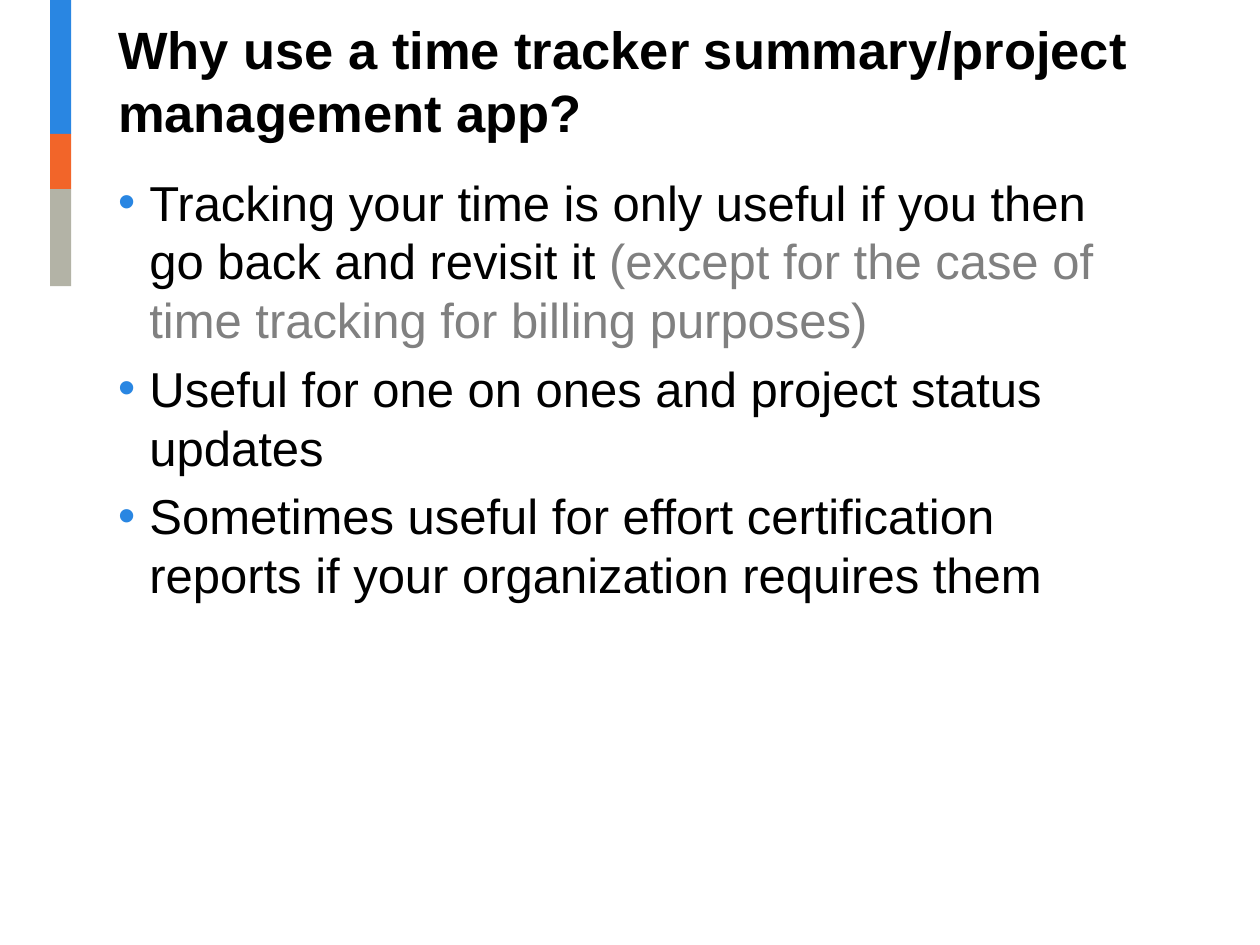
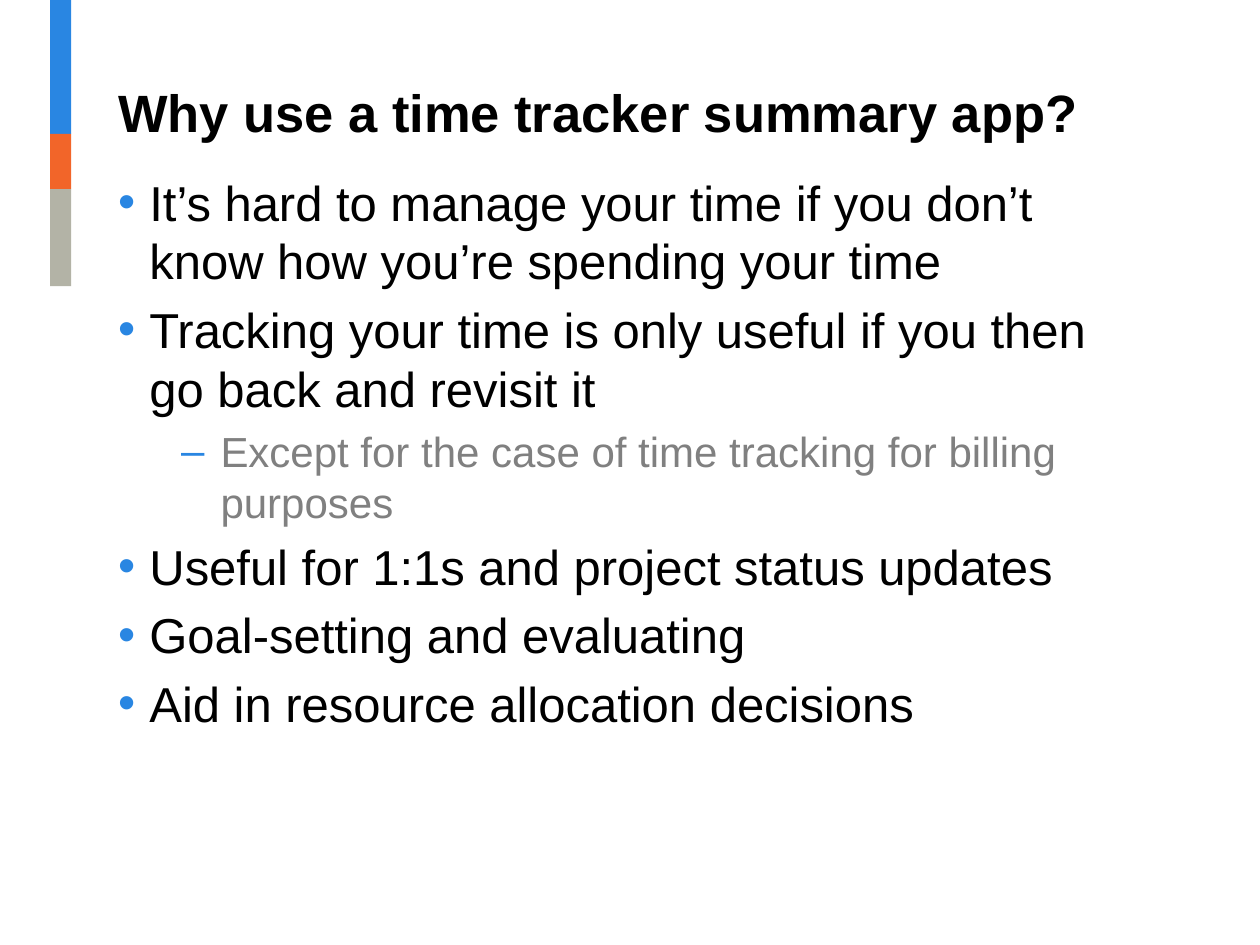
Before and after one commit to jalavery/timetrackR, a slide deck: slide 4 of Project management shiny app presentation.pptx (slide 3 before the commit). Drawn at 1260x945 pixels with LibreOffice and Linux fonts; fonts in the diff are those of the drawing; background and template pictures are left out. Boxes give left, top, right and bottom in pixels: in the first picture for what was removed or moved away, otherwise in the second. Text is boxed around its words. In the diff, an @@ line names an element or a change of style, - is before the commit and + after.

```diff
--- a/Project management shiny app presentation.pptx
+++ b/Project management shiny app presentation.pptx
@@ title at [118,94,1077,143]: text changed @@
-Why use a time tracker summary/project management app?
+Why use a time tracker summary app?
@@ text at [149,185,1086,723]: text changed @@
-• Tracking your time is only useful if you then go back and revisit it (except for the case of time tracking for billing purposes)
-• Useful for one on ones and project status updates
-• Sometimes useful for effort certification reports if your organization requires them
+• It’s hard to manage your time if you don’t know how you’re spending your time
+• Tracking your time is only useful if you then go back and revisit it
+  – Except for the case of time tracking for billing purposes
+• Useful for 1:1s and project status updates
+• Goal-setting and evaluating
+• Aid in resource allocation decisions
```
Also in this commit, not shown: 5 other slides changed, 3 slides added, 2 slides removed, 4 other files.
